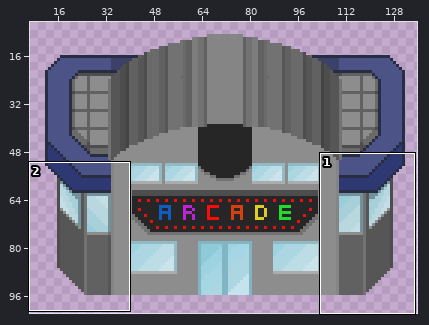
One commit to this sprite sheet: New Unity Project/Assets/Spritesheets/Arcade.png. The first picture is a wide view before the edit; the outline marks the close-up.
Close-up. Before the commit:
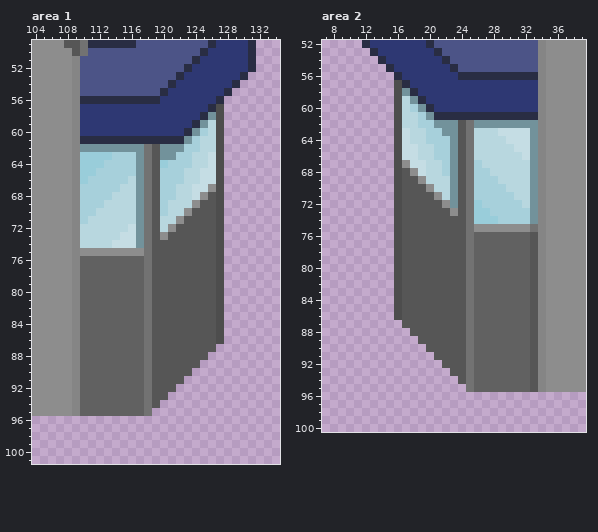
The file is 144x112 pixels. Colours within 5 levels of each other are drawn and written as one. Shown: area 1: x 104..134, y 49..101; area 2: x 7..39, y 52..100. The wide view leaves out empty margins.
The same view after the edit:
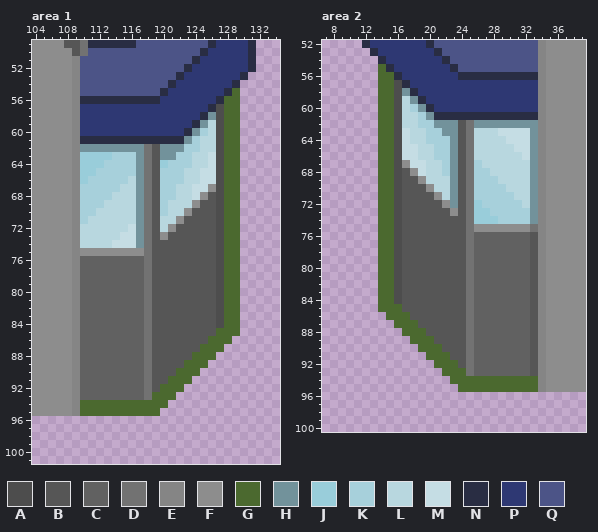
Palette (. is transparent): A #4d4d4d  B #565656  C #616161  D #727272  E #858585  F #8d8d8d  G #4b692f  H #72929b  J #99cdda  K #a7d0db  L #b8d7df  M #c5dde4  N #292d43  P #2e3873  Q #4c5487
Changes in this commit:
{"where": "area 1"}
{"y":55,"x":129,"old":".","new":"G"}
{"y":56,"x":128,"old":"..","new":"GG"}
{"y":57,"x":128,"old":"..","new":"GG"}
{"y":58,"x":128,"old":"..","new":"GG"}
{"y":59,"x":128,"old":"..","new":"GG"}
{"y":60,"x":128,"old":"..","new":"GG"}
{"y":61,"x":128,"old":"..","new":"GG"}
{"y":62,"x":128,"old":"..","new":"GG"}
{"y":63,"x":128,"old":"..","new":"GG"}
{"y":64,"x":128,"old":"..","new":"GG"}
{"y":65,"x":128,"old":"..","new":"GG"}
{"y":66,"x":128,"old":"..","new":"GG"}
{"y":67,"x":128,"old":"..","new":"GG"}
{"y":68,"x":128,"old":"..","new":"GG"}
{"y":69,"x":128,"old":"..","new":"GG"}
{"y":70,"x":128,"old":"..","new":"GG"}
{"y":71,"x":128,"old":"..","new":"GG"}
{"y":72,"x":128,"old":"..","new":"GG"}
{"y":73,"x":128,"old":"..","new":"GG"}
{"y":74,"x":128,"old":"..","new":"GG"}
{"y":75,"x":128,"old":"..","new":"GG"}
{"y":76,"x":128,"old":"..","new":"GG"}
{"y":77,"x":128,"old":"..","new":"GG"}
{"y":78,"x":128,"old":"..","new":"GG"}
{"y":79,"x":128,"old":"..","new":"GG"}
{"y":80,"x":128,"old":"..","new":"GG"}
{"y":81,"x":128,"old":"..","new":"GG"}
{"y":82,"x":128,"old":"..","new":"GG"}
{"y":83,"x":128,"old":"..","new":"GG"}
{"y":84,"x":128,"old":"..","new":"GG"}
{"y":85,"x":127,"old":"A..","new":"GGG"}
{"y":86,"x":126,"old":"BA.","new":"GGG"}
{"y":87,"x":125,"old":"BB.","new":"GGG"}
{"y":88,"x":124,"old":"BB.","new":"GGG"}
{"y":89,"x":123,"old":"BB.","new":"GGG"}
{"y":90,"x":122,"old":"BB.","new":"GGG"}
{"y":91,"x":121,"old":"BB.","new":"GGG"}
{"y":92,"x":120,"old":"BB.","new":"GGG"}
{"y":93,"x":119,"old":"BB.","new":"GGG"}
{"y":94,"x":110,"old":"CCCCCCCCDB.","new":"GGGGGGGGGGG"}
{"y":95,"x":110,"old":"CCCCCCCCD.","new":"GGGGGGGGGG"}
{"where": "area 2"}
{"y":55,"x":14,"old":".","new":"G"}
{"y":56,"x":14,"old":"..","new":"GG"}
{"y":57,"x":14,"old":"..","new":"GG"}
{"y":58,"x":14,"old":"..","new":"GG"}
{"y":59,"x":14,"old":"..","new":"GG"}
{"y":60,"x":14,"old":"..","new":"GG"}
{"y":61,"x":14,"old":"..","new":"GG"}
{"y":62,"x":14,"old":"..","new":"GG"}
{"y":63,"x":14,"old":"..","new":"GG"}
{"y":64,"x":14,"old":"..","new":"GG"}
{"y":65,"x":14,"old":"..","new":"GG"}
{"y":66,"x":14,"old":"..","new":"GG"}
{"y":67,"x":14,"old":"..","new":"GG"}
{"y":68,"x":14,"old":"..","new":"GG"}
{"y":69,"x":14,"old":"..","new":"GG"}
{"y":70,"x":14,"old":"..","new":"GG"}
{"y":71,"x":14,"old":"..","new":"GG"}
{"y":72,"x":14,"old":"..","new":"GG"}
{"y":73,"x":14,"old":"..","new":"GG"}
{"y":74,"x":14,"old":"..","new":"GG"}
{"y":75,"x":14,"old":"..","new":"GG"}
{"y":76,"x":14,"old":"..","new":"GG"}
{"y":77,"x":14,"old":"..","new":"GG"}
{"y":78,"x":14,"old":"..","new":"GG"}
{"y":79,"x":14,"old":"..","new":"GG"}
{"y":80,"x":14,"old":"..","new":"GG"}
{"y":81,"x":14,"old":"..","new":"GG"}
{"y":82,"x":14,"old":"..","new":"GG"}
{"y":83,"x":14,"old":"..","new":"GG"}
{"y":84,"x":14,"old":"..","new":"GG"}
{"y":85,"x":14,"old":"..A","new":"GGG"}
{"y":86,"x":15,"old":".AB","new":"GGG"}
{"y":87,"x":16,"old":".BB","new":"GGG"}
{"y":88,"x":17,"old":".BB","new":"GGG"}
{"y":89,"x":18,"old":".BB","new":"GGG"}
{"y":90,"x":19,"old":".BB","new":"GGG"}
{"y":91,"x":20,"old":".BB","new":"GGG"}
{"y":92,"x":21,"old":".BB","new":"GGG"}
{"y":93,"x":22,"old":".BB","new":"GGG"}
{"y":94,"x":23,"old":".BDCCCCCCCB","new":"GGGGGGGGGGG"}
{"y":95,"x":24,"old":".DCCCCCCCB","new":"GGGGGGGGGG"}
{"label":"changed","picture_box":[80,88,240,416]}
{"label":"changed","picture_box":[378,64,538,392]}
